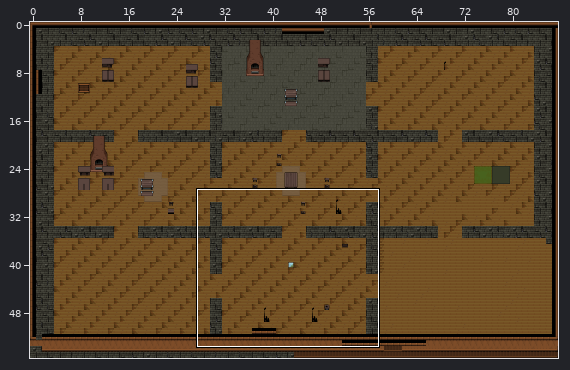
Two states of a Tiled map, src/AlfarQuest.Client/wwwroot/Maps/Interiors/ClericHouse_Ground.tmx. The picture above shows the old version from afar; the outline marks the close-up.
Close-up. Before the edit:
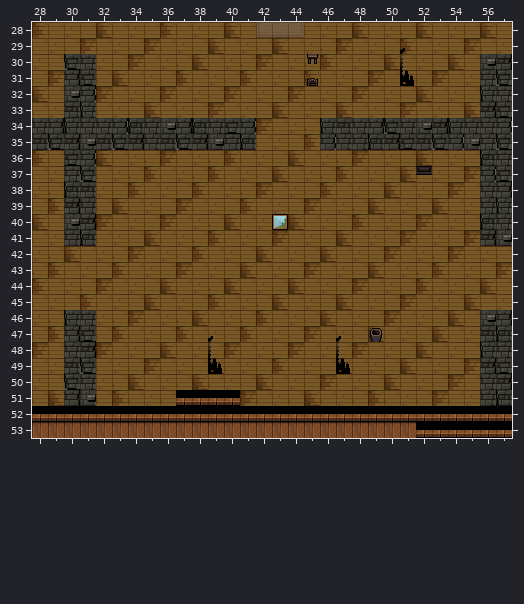
Cells are 16x16 px. Shown: x 28..57, y 28..53. The commit also changed other parts of the map, which this record leaves out.
After:
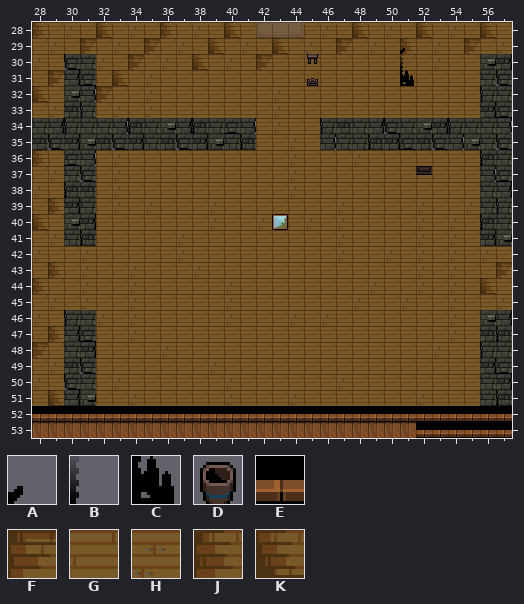
Key: from "IntProps": A 244, B 282, C 320, D 874; from "IntWalls": E 220, F 861, G 862, H 863, J 902, K 943.
_ is an empty cell.
Tiles replaced or removed in this view: A, B, C, D, E, F, G, H, J, K.
The commit says: The ground floor of the Cleric's house, dressed by hand in Tiled
Diff:
Changed rows in their new state; . is an unchanged cell.
Layer "Ground":
first column x 30:
30 ..............G.G.G.G.GHG.
31 .......G.G.G.G.G.G.G.G.G.G
32 ....GHG.G.G.GHG.G.G.G.G.G.
33 .....H.G.G.G.H.G.G.G.G.G.G
34 ............GHG...........
35 .............GHG..........
36 ..GHG.G.G.G.G.H.G.H.G.G.G.
37 .....G.G.G.G.GHG.G.G.G.G.G
38 ..GHG.G.G.G.G...G.G.G.G.G.
39 ...H...G...G.G.G...G.GHG..
40 ..G.G.G.GHG...GHGHG.G.H...
41 ...G.G...G.G.G.G.H.G.GHGHG
42 GHG.G.GHG.G.G.G.GHG.H...H.
43 ...GHG.GHG.G.G.G.G.G.GHGHG
44 GHG...G.G.H.G.G.G.GHG.H...
45 .H.GHG.G.GHG.G.G.GHG.H.GHG
46 ....H.G.G...G...H.G.G.G.H.
47 ...GHG.G.G.G.G.G.G.G.G.GHG
48 ..G.G.H.G.G.G.G.G.G.G.GHG.
49 ...G.G.G.H.G.G.G.G.G.G.G.G
50 ..GHG.G.G...G.G.GHG.G.G.G.
51 ...GHG.G.GHG.GHG.G.G.GHG.G
Layer "Buildings":
first column x 37:
51 ____
Layer "Furniture":
first column x 39:
47 _......._._
48 _......._..
49 _......._..
